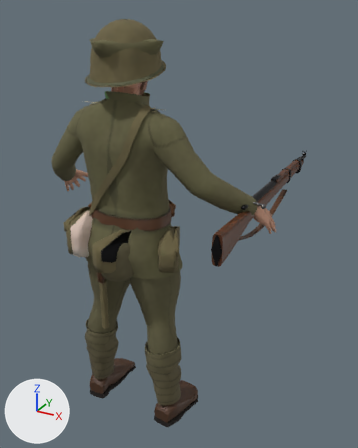
The glTF model assets/models/provisional/m01/characters/m01_soldier_pl_lod0.glb: old version first, new version second.
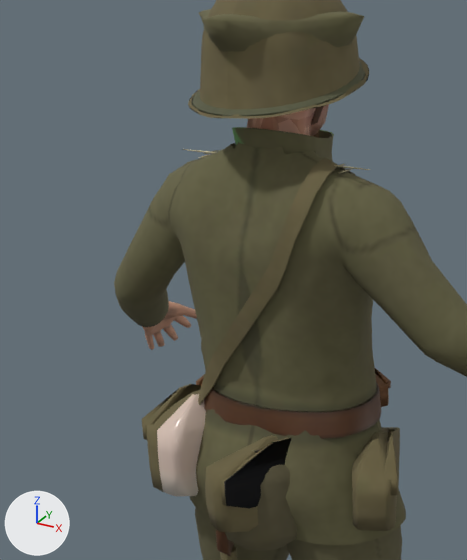
There are two pictures of each version: one whole from a camera (50 mm lens) standing at (1.135, -1.595, 1.842) and looking at (0.048, 0.381, 0.854), one close up on the part from 0% to 59% of the width and 8% to 64% of the height. Arrows for +X, +Y and +Z are at lower left; the lights stay in place. The last two pictures show the newer version. Vertices at exactly the same position are counted once.

Names of what the first close-up shows: 'body', 'cap_wz37', 'gear', 'head_zielinski', 'helmet_cover_wz31', 'helmet_wz31', 'sapper' and 9 more.
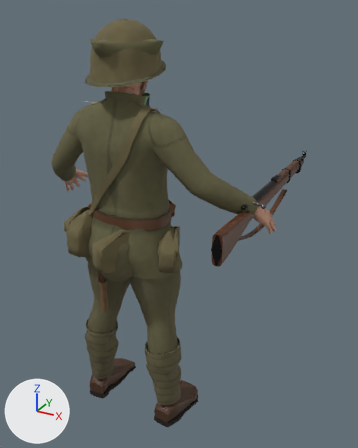
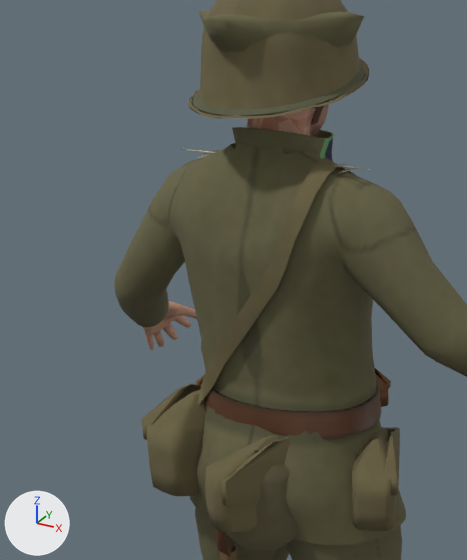
Where the change shows, as pixel boxes [x1, y1, x2, y2] in the close-ups (467 x 560 px; the box of a moved part takes in the faces that stretch with it):
part 1 of me_gear, moved or reshaped
    both: [220, 549, 237, 560]
part 2 of me_gear, surface changed
    both: [154, 391, 291, 560]

Patch to the scene script:
```diff
--- a/assets/models/provisional/m01/characters/m01_soldier_pl_lod0.glb.py
+++ b/assets/models/provisional/m01/characters/m01_soldier_pl_lod0.glb.py
@@ me_gear @@
 # used by ob_gear; location = (0.0, 0.0, 0.0)
-me_gear.from_pydata(...)  # 813 vertices, 1574 faces; spans x -0.24..0.16, y -0.216..0.194, z 0.502..1.503
+me_gear.from_pydata(...)  # 813 vertices, 1574 faces; spans x -0.24..0.158, y -0.216..0.194, z 0.592..1.503
+# me_gear part 1: 6 vertices moved from x -0.085..-0.058, y -0.113..-0.083, z 0.502 to x -0.085..-0.058, y -0.113..-0.083, z 0.592; 4 vertices removed from x -0.08..-0.053, y -0.114..-0.096, z 0.502; 4 vertices added at x -0.08..-0.053, y -0.114..-0.096, z 0.592
+# me_gear part 2: 288 kept faces spanning x -0.231..0.138, y -0.211..0.082, z 0.592..1.032 get new texture (UV) coordinates
+# other edits to the shape of me_gear do not show in these pictures
 me_gear.materials.append(mat_atlas)
```
